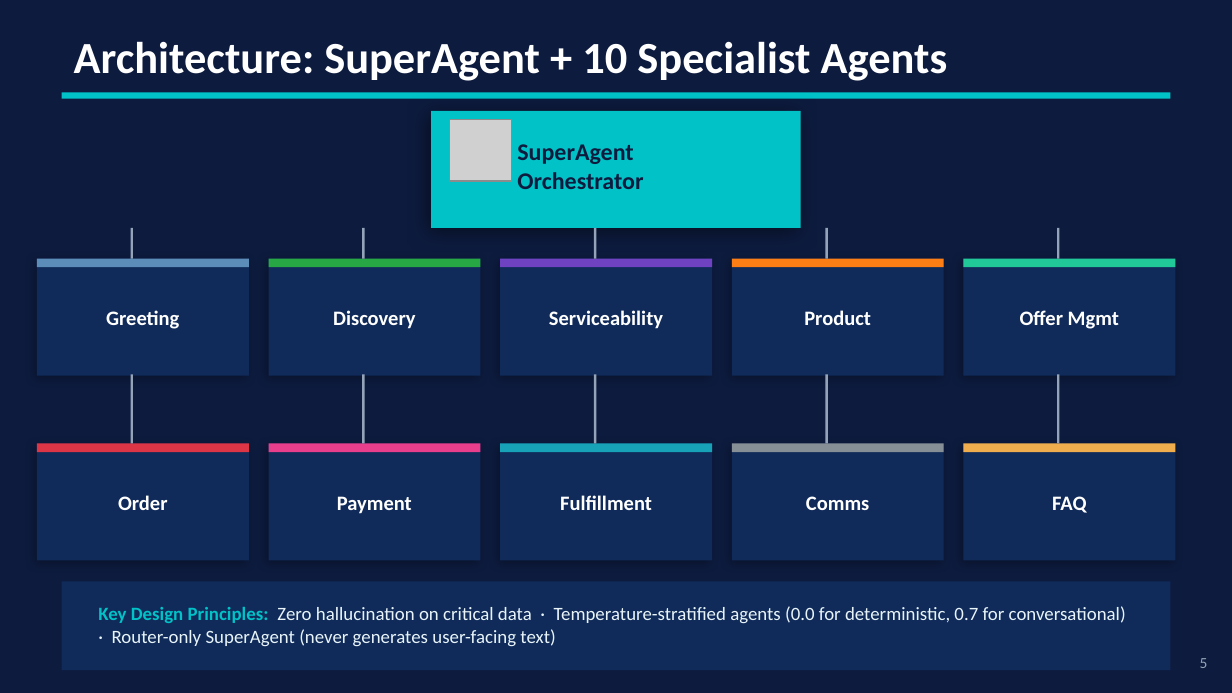
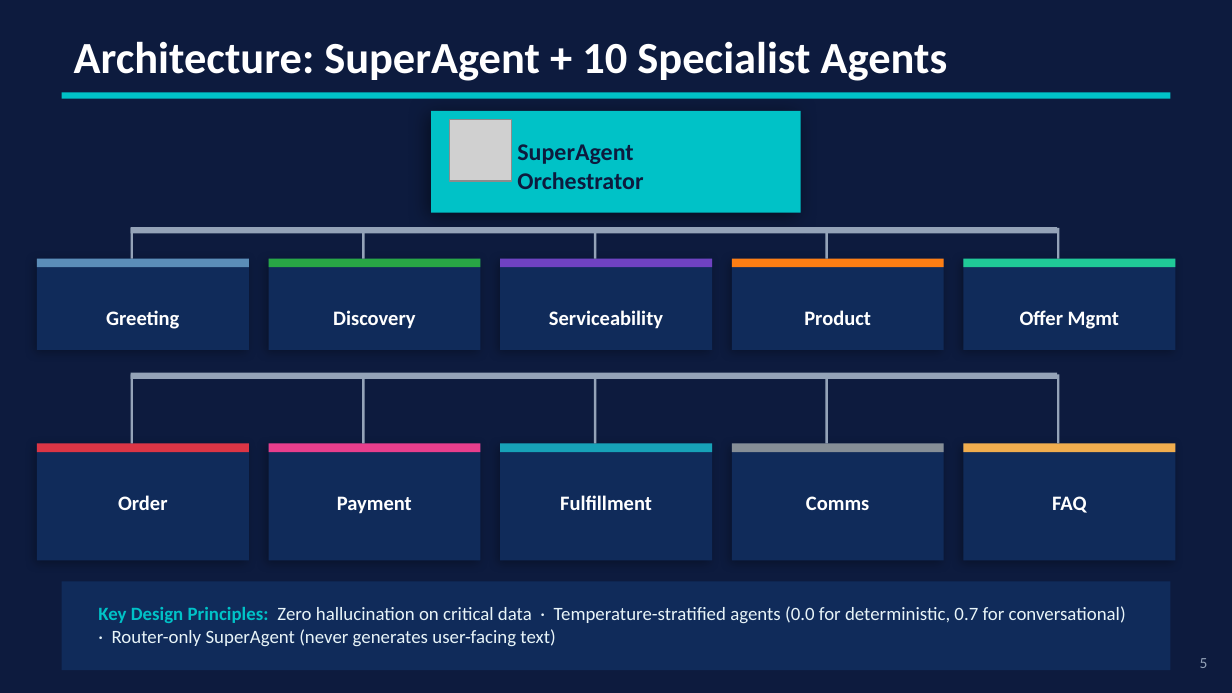
Before and after one commit to sudhamanc/ConversationalSalesAgent, a slide deck: slide 5 of B2B_Sales_Agent_Townhall.pptx. Drawn at 1232x693 pixels with LibreOffice and Linux fonts; fonts in the diff are those of the drawing; grey boxes stand for pictures. Boxes give left, top, right and bottom in pixels: in the first picture for what was removed or moved away, otherwise in the second. Text is boxed around its words. In the diff, an @@ line names an element or a change of style, - is before the commit and + after.

```diff
--- a/B2B_Sales_Agent_Townhall.pptx
+++ b/B2B_Sales_Agent_Townhall.pptx
@@ rectangle: place and size @@
-rectangle at [431, 111, 801, 228]
+rectangle at [431, 111, 801, 213]
@@ rectangle added at [131, 227, 1058, 233], fill #94A3B8 @@
@@ rectangle: place and size @@
-rectangle at [37, 259, 249, 376]
+rectangle at [37, 259, 249, 350]
@@ rectangle: place and size @@
-rectangle at [269, 259, 480, 376]
+rectangle at [269, 259, 480, 350]
@@ rectangle: place and size @@
-rectangle at [500, 259, 712, 376]
+rectangle at [500, 259, 712, 350]
@@ rectangle: place and size @@
-rectangle at [732, 259, 944, 376]
+rectangle at [732, 259, 944, 350]
@@ rectangle: place and size @@
-rectangle at [963, 259, 1175, 376]
+rectangle at [963, 259, 1175, 350]
@@ rectangle added at [130, 373, 1056, 379], fill #94A3B8 @@
```
Also in this commit, not shown: 3 other slides changed.
